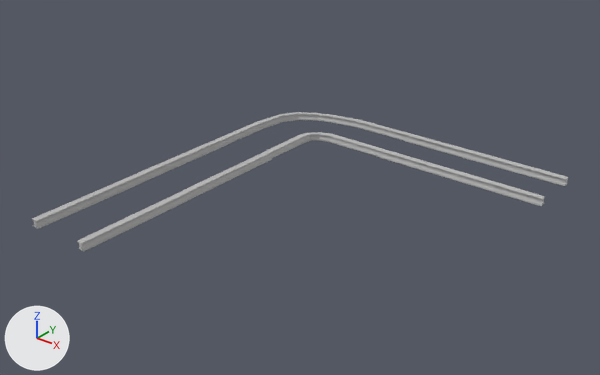
What one commit did to the FBX model Assets/SM/Props/rails/rail2.fbx.
The view is the same before and after, from a camera (50 mm lens) standing at (9.69, -12.56, 7.98) and looking at (-0.29, -0.08, 0.24). Every picture has the same lights, and +X, +Y and +Z are marked at lower left. Where no turn or scale is listed for an object, it has been applied to the vertices. Vertices at the same position are counted once.

Before the edit, the objects in view are built like this:
```python
me_mesh = bpy.data.meshes.new('Mesh')
me_mesh.from_pydata(...)  # 432 vertices, 442 faces; spans x -3.85..3.85, y -4.35..4.35, z -0.1..0.1
me_mesh.materials.append(mat_lambert1)  # grey #bcbcbc
ob_polysurface190 = bpy.data.objects.new('polySurface190', me_mesh)
ob_polysurface190.location = (0.0, 0.0, 0.0)
```
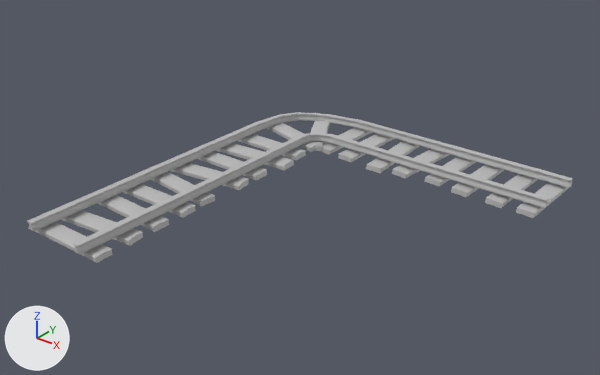
Location of each change, (x1, y1, x2, y2) in pixels of the pictures (600 x 375 px; the box of a moved part takes in the faces that stretch with it):
'polySurface190', reshaped (9% taller)
    before: (32, 112, 568, 251)
    after: (27, 112, 573, 263)
part 1 of me_mesh, moved or reshaped
    before: (376, 148, 545, 206)
    after: (377, 149, 549, 208)
part 2 of me_mesh, moved or reshaped
    before: (404, 133, 568, 186)
    after: (406, 133, 573, 188)
part 3 of me_mesh, moved or reshaped
    before: (267, 132, 379, 158)
    after: (267, 133, 381, 159)
part 4 of me_mesh, moved or reshaped
    before: (77, 214, 140, 251)
    after: (73, 216, 137, 254)
part 5 of me_mesh, moved or reshaped
    before: (134, 191, 188, 224)
    after: (131, 193, 186, 226)
part 6 of me_mesh, moved or reshaped
    before: (183, 151, 272, 200)
    after: (180, 151, 272, 202)
part 7 of me_mesh, added
    after: (35, 114, 572, 263)

What the commit changed:
Material 'lambert13' (mat_lambert13) is new.
Its base color is (0.5, 0.5, 0.5) (grey #bcbcbc).
me_mesh is used by ob_polysurface190; location (0.0, 0.0, 0.0).
me_mesh had 432 vertices, 442 faces and spanned x -3.85..3.85, y -4.35..4.35, z -0.1..0.1.
me_mesh now has 1686 vertices, 1658 faces and spans x -4.02..4.02, y -4.57..4.57, z -0.2..0.2.
me_mesh part 1: the loose piece of 48 vertices spanning x -0.36..3.85, y 2.93..3.1, z -0.09..0.09 is moved by (0.17, -0.22, 0.1).
me_mesh part 2: the loose piece of 48 vertices spanning x -0.36..3.85, y 4.18..4.35, z -0.09..0.09 is moved by (0.17, -0.22, 0.1).
me_mesh part 3: the loose piece of 72 vertices spanning x -2.42..-0.36, y 1.26..3.1, z -0.08..0.09 is moved by (0.17, -0.22, 0.1).
me_mesh part 4: the loose piece of 24 vertices spanning x -2.38..-2.18, y -4.35..-2.95, z -0.08..0.1 is moved by (0.17, -0.22, 0.1).
me_mesh part 5: the loose piece of 24 vertices spanning x -2.4..-2.2, y -2.95..-1.54, z -0.1..0.08 is moved by (0.17, -0.22, 0.1).
me_mesh part 6: the loose piece of 36 vertices spanning x -2.4..-2.2, y -1.54..1.26, z -0.09..0.09 is moved by (0.17, -0.22, 0.1).
me_mesh part 7: 1254 vertices added at x -4.02..3.9, y -4.36..4.57, z -0.2..0.06.
me_mesh now uses material mat_lambert13 (grey #bcbcbc).
